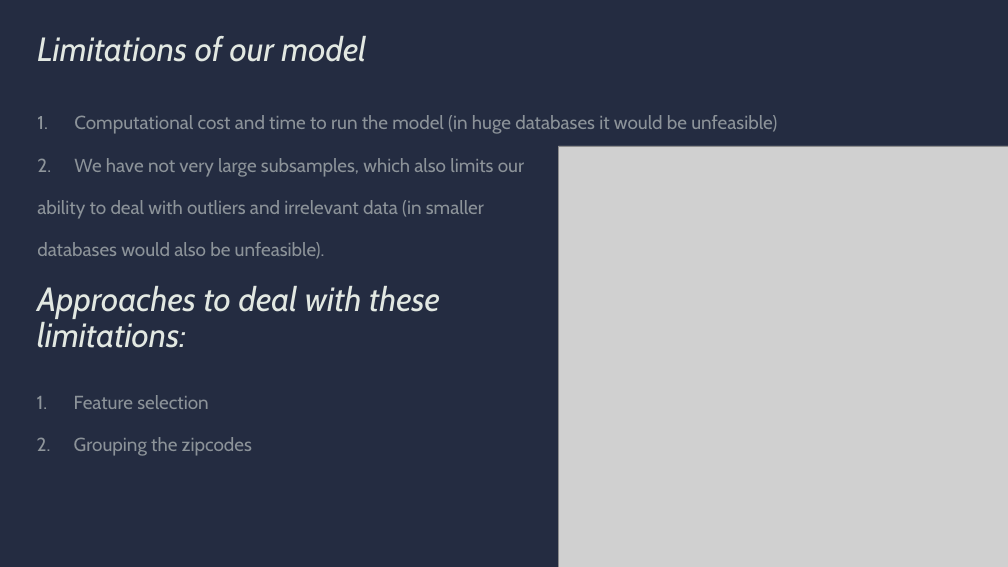
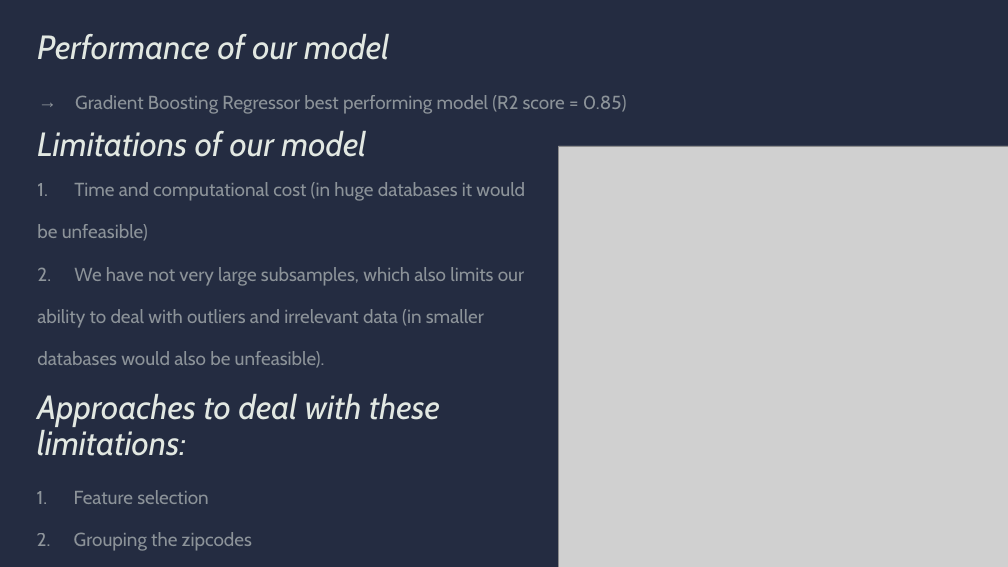
Before and after one commit to SergiGuasch/hangover, a slide deck: slide 4 of Presentation_Hangover.pptx (slide 3 before the commit). Drawn at 1008x567 pixels with LibreOffice and Linux fonts; fonts in the diff are those of the drawing; grey boxes stand for pictures. Boxes give left, top, right and bottom in pixels: in the first picture for what was removed or moved away, otherwise in the second. Text is boxed around its words. In the diff, an @@ line names an element or a change of style, - is before the commit and + after.

```diff
--- a/Presentation_Hangover.pptx
+++ b/Presentation_Hangover.pptx
@@ text added at <box>37,34,389,60</box>, 32 pt, text #E2E8E2, italic @@
+Performance of our model
@@ text added at <box>75,95,627,114</box>, 18 pt, text #E2E8E2 at 55% opacity @@
+→ Gradient Boosting Regressor best performing model (R2 score = 0.85)
@@ title "Limitations of our model": place and size @@
-title "Limitations of our model" at <box>37,36,366,62</box>
+title "Limitations of our model" at <box>37,131,366,157</box>
@@ text "Time and computational cost (in ...": place and size @@
-text "Time and computational cost (in ..." at <box>37,115,777,259</box>
+text "Time and computational cost (in ..." at <box>37,182,525,368</box>
@@ text at <box>37,182,525,241</box>: text changed @@
-1. Computational cost and time to run the model (in huge databases it would be unfeasible)
+1. Time and computational cost (in huge databases it would
+be unfeasible)
@@ text "Approaches to deal with these": place and size @@
-text "Approaches to deal with these" at <box>37,286,440,348</box>
+text "Approaches to deal with these" at <box>37,394,440,456</box>
@@ text "Feature selection": place and size @@
-text "Feature selection" at <box>74,395,252,456</box>
+text "Feature selection" at <box>74,490,252,551</box>
```
Also in this commit, not shown: 2 other slides changed, 2 slides added.
